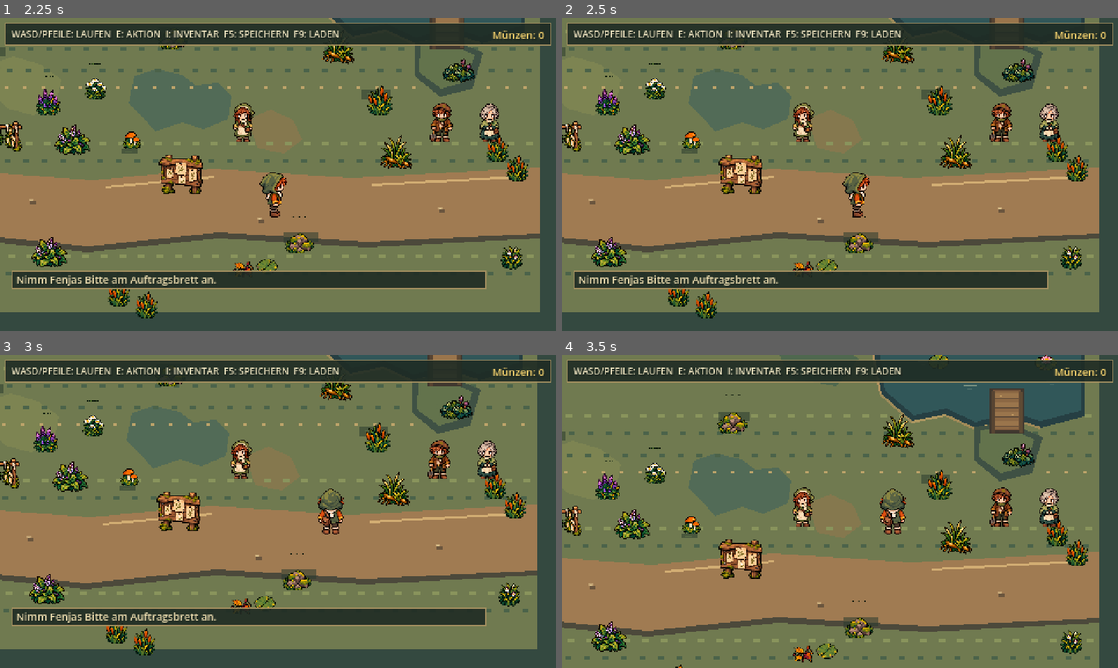
Above: before the commit, frames 1-4 (two rows, left to right).
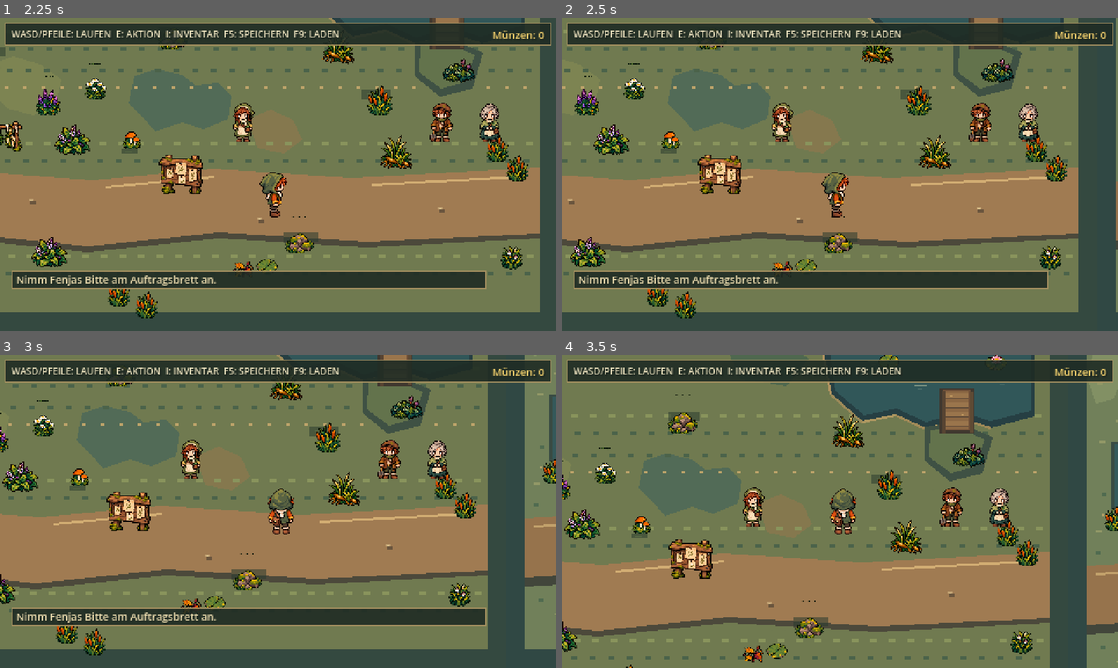
Above: after the commit, the same moments.

Repository: Fremarx/Moor-Apotheke
Game: Godot game, scene res://scenes/main.tscn
The game is run twice, just before and just after one commit, with the same random seed, the same clock (stepped at 60 frames per second) and the same inputs.
Inputs:
- Up to frame 1 (2.25 s): tap Enter at 0.5 s; hold D (move_right) 0.53-1.28 s; hold E (interact) 0.53-1.28 s; hold S (move_down) 1.28-2.03 s; tap E (interact) at 1.35 s; hold D (move_right) from 2.03 s (still down); hold E (interact) from 2.03 s (still down)
- Up to frame 2 (2.5 s): keep holding D (move_right); keep holding E (interact)
- Up to frame 3 (3 s): release D (move_right) at 2.78 s; release E (interact) at 2.78 s; hold W (move_up) from 2.78 s (still down); tap E (interact) at 2.85 s
- Up to frame 4 (3.5 s): keep holding W (move_up)

Frame 1 is identical in both runs. In frame 2, 20% of the frame differs, in the area x 0-100%, y 0-96%; in frame 3, 29%; in frame 4, 34%, in the area x 0-100%, y 0-100%.

Commit message:
feat(world): add Schilfufer area

Diff:
--- a/scenes/main.tscn
+++ b/scenes/main.tscn
@@ -1,6 +1,7 @@
-[gd_scene load_steps=13 format=3]
+[gd_scene load_steps=14 format=3]
 
 [ext_resource type="PackedScene" path="res://scenes/world/test_map.tscn" id="1_map"]
+[ext_resource type="PackedScene" path="res://scenes/world/schilfufer.tscn" id="9_area"]
 [ext_resource type="PackedScene" path="res://scenes/player/player.tscn" id="2_player"]
 [ext_resource type="Script" path="res://scripts/main.gd" id="3_main"]
 [ext_resource type="Script" path="res://scripts/inventory.gd" id="4_inventory"]
@@ -56,6 +57,9 @@
 
 [node name="TestMap" parent="World" instance=ExtResource("1_map")]
 
+[node name="Schilfufer" parent="World" instance=ExtResource("9_area")]
+position = Vector2(640, 0)
+
 [node name="Player" parent="World" instance=ExtResource("2_player")]
 position = Vector2(320, 180)
 z_index = 10
--- a/scenes/player/player.tscn
+++ b/scenes/player/player.tscn
@@ -35,5 +35,5 @@
 [node name="Camera2D" type="Camera2D" parent="."]
 limit_left = 0
 limit_top = 0
-limit_right = 640
+limit_right = 1280
 limit_bottom = 360
--- /dev/null
+++ b/scenes/world/schilfufer.tscn
@@ -0,0 +1,90 @@
+[gd_scene load_steps=8 format=3]
+
+[ext_resource type="Script" path="res://scripts/schilfufer.gd" id="1_map"]
+[ext_resource type="Script" path="res://scripts/herb_pickup.gd" id="2_herb"]
+[ext_resource type="Texture2D" path="res://assets/sprites/herb_pickups_ai_20261001.png" id="3_herbs"]
+[ext_resource type="Script" path="res://scripts/map_transition.gd" id="4_transition"]
+
+[sub_resource type="CircleShape2D" id="CircleShape2D_herb"]
+radius = 6.0
+
+[sub_resource type="CircleShape2D" id="CircleShape2D_transition"]
+radius = 18.0
+
+[node name="Schilfufer" type="Node2D"]
+script = ExtResource("1_map")
+
+[node name="SumpfminzeSchilfufer" type="Area2D" parent="."]
+position = Vector2(136, 178)
+collision_layer = 2
+collision_mask = 0
+script = ExtResource("2_herb")
+display_name = "Sumpfminze"
+action_verb = "Sammeln"
+feedback_text = "Du sammelst eine Sumpfminze am Schilfufer."
+item_id = "sump_mint"
+pickup_id = "schilfufer_sump_mint"
+
+[node name="Visual" type="Sprite2D" parent="SumpfminzeSchilfufer"]
+texture = ExtResource("3_herbs")
+hframes = 3
+frame = 0
+position = Vector2(0, -5)
+scale = Vector2(0.05, 0.05)
+
+[node name="CollisionShape2D" type="CollisionShape2D" parent="SumpfminzeSchilfufer"]
+shape = SubResource("CircleShape2D_herb")
+
+[node name="SchilfwurzelSchilfufer" type="Area2D" parent="."]
+position = Vector2(322, 298)
+collision_layer = 2
+collision_mask = 0
+script = ExtResource("2_herb")
+display_name = "Schilfwurzel"
+action_verb = "Sammeln"
+feedback_text = "Du sammelst eine Schilfwurzel am Schilfufer."
+item_id = "reed_root"
+pickup_id = "schilfufer_reed_root"
+
+[node name="Visual" type="Sprite2D" parent="SchilfwurzelSchilfufer"]
+texture = ExtResource("3_herbs")
+hframes = 3
+frame = 1
+position = Vector2(0, -5)
+scale = Vector2(0.05, 0.05)
+
+[node name="CollisionShape2D" type="CollisionShape2D" parent="SchilfwurzelSchilfufer"]
+shape = SubResource("CircleShape2D_herb")
+
+[node name="NachtmoosSchilfufer" type="Area2D" parent="."]
+position = Vector2(520, 190)
+collision_layer = 2
+collision_mask = 0
+script = ExtResource("2_herb")
+display_name = "Nachtmoos"
+action_verb = "Sammeln"
+feedback_text = "Du sammelst Nachtmoos zwischen den Schilfinseln."
+item_id = "night_moss"
+pickup_id = "schilfufer_night_moss"
+
+[node name="Visual" type="Sprite2D" parent="NachtmoosSchilfufer"]
+texture = ExtResource("3_herbs")
+hframes = 3
+frame = 2
+position = Vector2(0, -5)
+scale = Vector2(0.05, 0.05)
+
+[node name="CollisionShape2D" type="CollisionShape2D" parent="NachtmoosSchilfufer"]
+shape = SubResource("CircleShape2D_herb")
+
+[node name="ReturnToTestMap" type="Area2D" parent="."]
+position = Vector2(30, 230)
+collision_layer = 0
+collision_mask = 1
+script = ExtResource("4_transition")
+destination_area = &"TestMap"
+destination_position = Vector2(570, 230)
+feedback_text = "Du kehrst zum alten Torfsteg zurück."
+
+[node name="CollisionShape2D" type="CollisionShape2D" parent="ReturnToTestMap"]
+shape = SubResource("CircleShape2D_transition")
--- a/scenes/world/test_map.tscn
+++ b/scenes/world/test_map.tscn
@@ -12,6 +12,7 @@
 [ext_resource type="Texture2D" path="res://assets/sprites/workstations_ai_20261001.png" id="10_workstations"]
 [ext_resource type="Texture2D" path="res://assets/sprites/villagers_ai_20261001.png" id="11_villagers"]
 [ext_resource type="Texture2D" path="res://assets/sprites/herb_pickups_ai_20261001.png" id="12_herbs"]
+[ext_resource type="Script" path="res://scripts/map_transition.gd" id="13_transition"]
 
 [sub_resource type="CircleShape2D" id="CircleShape2D_interaction_probe"]
 radius = 6.0
@@ -24,6 +25,9 @@
 
 [sub_resource type="CircleShape2D" id="CircleShape2D_nachtmoos"]
 radius = 6.0
+
+[sub_resource type="CircleShape2D" id="CircleShape2D_map_transition"]
+radius = 18.0
 
 [sub_resource type="CircleShape2D" id="CircleShape2D_drying_rack"]
 radius = 8.0
@@ -271,3 +275,15 @@
 
 [node name="CollisionShape2D" type="CollisionShape2D" parent="Trockengestell"]
 shape = SubResource("CircleShape2D_drying_rack")
+
+[node name="EnterSchilfufer" type="Area2D" parent="."]
+position = Vector2(602, 230)
+collision_layer = 0
+collision_mask = 1
+script = ExtResource("13_transition")
+destination_area = &"Schilfufer"
+destination_position = Vector2(70, 230)
+feedback_text = "Du betrittst das Schilfufer."
+
+[node name="CollisionShape2D" type="CollisionShape2D" parent="EnterSchilfufer"]
+shape = SubResource("CircleShape2D_map_transition")
--- a/scripts/main.gd
+++ b/scripts/main.gd
@@ -95,6 +95,10 @@
 		if pickup.has_signal("item_collected"):
 			pickup.item_collected.connect(_inventory.add_item)
 
+	for transition in get_tree().get_nodes_in_group("map_transitions"):
+		if transition.has_signal("transition_requested"):
+			transition.transition_requested.connect(_on_map_transition_requested)
+
 	for station in get_tree().get_nodes_in_group("processing_stations"):
 		if station.has_method("set_inventory"):
 			station.set_inventory(_inventory)
@@ -208,7 +212,7 @@
 	if not _is_save_number(saved_player["x"]) or not _is_save_number(saved_player["y"]):
 		return false
 	var saved_position := Vector2(float(saved_player["x"]), float(saved_player["y"]))
-	if saved_position.x < 0.0 or saved_position.x > 640.0 or saved_position.y < 0.0 or saved_position.y > 360.0:
+	if saved_position.x < 0.0 or saved_position.x > 1280.0 or saved_position.y < 0.0 or saved_position.y > 360.0:
 		return false
 
 	if not bool(_inventory.call("validate_save_data", save_data.get("inventory"))):
@@ -576,5 +580,15 @@
 		_quest_status.hide()
 
 
+func _on_map_transition_requested(destination_id: StringName, destination_position: Vector2, feedback_text: String) -> void:
+	for area in get_tree().get_nodes_in_group("world_areas"):
+		if StringName(area.get("area_id")) != destination_id:
+			continue
+		_player.velocity = Vector2.ZERO
+		_player.global_position = area.to_global(destination_position)
+		_on_interaction_completed(feedback_text)
+		return
+
+
 func _on_feedback_timer_timeout() -> void:
 	_interaction_feedback.hide()
--- /dev/null
+++ b/scripts/map_transition.gd
@@ -0,0 +1,17 @@
+extends Area2D
+
+signal transition_requested(destination_area: StringName, destination_position: Vector2, feedback_text: String)
+
+@export var destination_area: StringName = &""
+@export var destination_position: Vector2 = Vector2.ZERO
+@export_multiline var feedback_text: String = ""
+
+
+func _ready() -> void:
+	add_to_group("map_transitions")
+	body_entered.connect(_on_body_entered)
+
+
+func _on_body_entered(body: Node2D) -> void:
+	if body is CharacterBody2D:
+		transition_requested.emit(destination_area, destination_position, feedback_text)
--- /dev/null
+++ b/scripts/schilfufer.gd
@@ -0,0 +1,180 @@
+extends Node2D
+
+const MAP_SIZE := Vector2(640, 360)
+const WALL_THICKNESS := 16.0
+const ATLAS_COLUMNS := 4.0
+const ATLAS_ROWS := 4.0
+const DECORATION_ATLAS: Texture2D = preload("res://assets/tilesets/moor_vegetation_atlas_ai_20261001.png")
+
+@export var area_id: StringName = &"Schilfufer"
+
+
+func _ready() -> void:
+	add_to_group("world_areas")
+	_add_solid_rect(Rect2(Vector2.ZERO, Vector2(MAP_SIZE.x, WALL_THICKNESS)))
+	_add_solid_rect(Rect2(Vector2(0, MAP_SIZE.y - WALL_THICKNESS), Vector2(MAP_SIZE.x, WALL_THICKNESS)))
+	_add_solid_rect(Rect2(Vector2.ZERO, Vector2(WALL_THICKNESS, MAP_SIZE.y)))
+	_add_solid_rect(Rect2(Vector2(MAP_SIZE.x - WALL_THICKNESS, 0), Vector2(WALL_THICKNESS, MAP_SIZE.y)))
+	for pool in [
+		Rect2(Vector2(50, 34), Vector2(112, 61)),
+		Rect2(Vector2(224, 24), Vector2(240, 98)),
+		Rect2(Vector2(486, 40), Vector2(116, 60)),
+		Rect2(Vector2(42, 128), Vector2(75, 50)),
+		Rect2(Vector2(466, 126), Vector2(120, 52)),
+		Rect2(Vector2(70, 302), Vector2(125, 38)),
+		Rect2(Vector2(460, 302), Vector2(130, 38)),
+	]:
+		_add_solid_rect(pool)
+
+
+func _add_solid_rect(rect: Rect2) -> void:
+	var body := StaticBody2D.new()
+	body.position = rect.position + rect.size / 2.0
+	var collision := CollisionShape2D.new()
+	var shape := RectangleShape2D.new()
+	shape.size = rect.size
+	collision.shape = shape
+	body.add_child(collision)
+	add_child(body)
+
+
+func _draw() -> void:
+	_draw_ground()
+	_draw_backwaters()
+	_draw_boardwalk()
+	_draw_reeds()
+	_draw_details()
+	_draw_exit_marker()
+
+
+func _draw_ground() -> void:
+	draw_rect(Rect2(Vector2.ZERO, MAP_SIZE), Color("304844"))
+	draw_rect(Rect2(Vector2(16, 16), Vector2(608, 328)), Color("71805a"))
+	draw_colored_polygon(
+		PackedVector2Array([
+			Vector2(24, 34), Vector2(45, 27), Vector2(50, 62), Vector2(39, 87),
+			Vector2(24, 91), Vector2(17, 70),
+		]),
+		Color("829064")
+	)
+	draw_colored_polygon(
+		PackedVector2Array([
+			Vector2(169, 28), Vector2(210, 25), Vector2(226, 39), Vector2(214, 66),
+			Vector2(186, 81), Vector2(164, 69),
+		]),
+		Color("7c875c")
+	)
+	draw_colored_polygon(
+		PackedVector2Array([
+			Vector2(491, 188), Vector2(528, 174), Vector2(566, 181), Vector2(580, 205),
+			Vector2(557, 220), Vector2(517, 214),
+		]),
+		Color("657853")
+	)
+	draw_colored_polygon(
+		PackedVector2Array([
+			Vector2(214, 286), Vector2(245, 279), Vector2(280, 287), Vector2(294, 306),
+			Vector2(278, 329), Vector2(239, 337), Vector2(211, 321),
+		]),
+		Color("81845a")
+	)
+	for y in range(24, 344, 16):
+		for x in range(24, 624, 16):
+			var pattern := (x * 11 + y * 23) % 19
+			var point := Vector2(x + pattern % 7, y + pattern % 5)
+			if pattern < 4:
+				draw_rect(Rect2(point, Vector2(5, 2)), Color("929867"))
+			elif pattern < 8:
+				draw_rect(Rect2(point, Vector2(4, 3)), Color("506b50"))
+			elif pattern == 12:
+				draw_rect(Rect2(point, Vector2(2, 2)), Color("b3a16a"))
+			elif pattern == 16:
+				draw_rect(Rect2(point, Vector2(6, 1)), Color("a2a36a"))
+
+
+func _draw_backwaters() -> void:
+	_draw_water_pool(Vector2(48, 34), Vector2(116, 64))
+	_draw_water_pool(Vector2(222, 24), Vector2(244, 101))
+	_draw_water_pool(Vector2(484, 40), Vector2(120, 63))
+	_draw_water_pool(Vector2(40, 126), Vector2(79, 54))
+	_draw_water_pool(Vector2(464, 124), Vector2(124, 57))
+	_draw_water_pool(Vector2(68, 300), Vector2(129, 43))
+	_draw_water_pool(Vector2(458, 300), Vector2(134, 43))
+	for ripple in [Vector2(75, 52), Vector2(131, 75), Vector2(277, 53), Vector2(407, 95), Vector2(529, 65), Vector2(499, 149)]:
+		draw_line(ripple, ripple + Vector2(12, 0), Color("86a39a"), 1.0)
+		draw_rect(Rect2(ripple + Vector2(4, 2), Vector2(4, 1)), Color("557a73"))
+
+
+func _draw_water_pool(origin: Vector2, size: Vector2) -> void:
+	draw_rect(Rect2(origin - Vector2(3, 2), size + Vector2(6, 4)), Color("394b43"))
+	draw_rect(Rect2(origin, size), Color("34595a"))
+	draw_rect(Rect2(origin + Vector2(4, 3), Vector2(size.x - 8, size.y - 8)), Color("3d6763"))
+	draw_line(origin + Vector2(4, 1), origin + Vector2(size.x - 5, 1), Color("98a075"), 2.0)
+	draw_line(origin + Vector2(3, size.y - 2), origin + Vector2(size.x - 8, size.y - 2), Color("70825e"), 2.0)
+
+
+func _draw_boardwalk() -> void:
+	var shadow := PackedVector2Array([
+		Vector2(16, 237), Vector2(143, 229), Vector2(269, 236), Vector2(389, 222),
+		Vector2(509, 231), Vector2(624, 226), Vector2(624, 279), Vector2(508, 284),
+		Vector2(388, 276), Vector2(267, 290), Vector2(142, 282), Vector2(16, 290),
+	])
+	var planks := PackedVector2Array([
+		Vector2(16, 231), Vector2(143, 223), Vector2(269, 230), Vector2(389, 216),
+		Vector2(509, 225), Vector2(624, 220), Vector2(624, 271), Vector2(508, 276),
+		Vector2(388, 268), Vector2(267, 282), Vector2(142, 274), Vector2(16, 282),
+	])
+	draw_colored_polygon(shadow, Color("42463b"))
+	draw_colored_polygon(planks, Color("96734c"))
+	draw_line(Vector2(24, 238), Vector2(137, 231), Color("c2a16b"), 2.0)
+	draw_line(Vector2(155, 232), Vector2(263, 238), Color("c2a16b"), 2.0)
+	draw_line(Vector2(280, 237), Vector2(384, 224), Color("c2a16b"), 2.0)
+	draw_line(Vector2(402, 224), Vector2(506, 233), Color("c2a16b"), 2.0)
+	draw_line(Vector2(523, 232), Vector2(611, 228), Color("c2a16b"), 2.0)
+	for nail in [Vector2(70, 250), Vector2(192, 252), Vector2(323, 252), Vector2(451, 250), Vector2(574, 249)]:
+		draw_rect(Rect2(nail, Vector2(2, 2)), Color("4d4939"))
+		draw_rect(Rect2(nail + Vector2(1, 0), Vector2(1, 1)), Color("d0ad70"))
+
+
+func _draw_reeds() -> void:
+	for reed in [
+		Vector2(185, 114), Vector2(204, 122), Vector2(160, 158), Vector2(175, 167),
+		Vector2(289, 159), Vector2(311, 153), Vector2(427, 117), Vector2(447, 119),
+		Vector2(592, 110), Vector2(606, 122), Vector2(38, 184), Vector2(59, 191),
+		Vector2(122, 314), Vector2(141, 320), Vector2(396, 316), Vector2(416, 322),
+		Vector2(545, 289), Vector2(565, 295),
+	]:
+		_draw_atlas_sprite(reed, Vector2i(0, 0), Vector2(30, 34))
+	_draw_atlas_sprite(Vector2(332, 188), Vector2i(1, 0), Vector2(30, 31))
+	_draw_atlas_sprite(Vector2(98, 101), Vector2i(1, 0), Vector2(28, 29))
+
+
+func _draw_details() -> void:
+	_draw_atlas_sprite(Vector2(185, 274), Vector2i(1, 3), Vector2(29, 29))
+	_draw_atlas_sprite(Vector2(298, 199), Vector2i(0, 1), Vector2(31, 32))
+	_draw_atlas_sprite(Vector2(371, 131), Vector2i(2, 1), Vector2(35, 34))
+	_draw_atlas_sprite(Vector2(603, 302), Vector2i(3, 3), Vector2(30, 33))
+	for pebble in [Vector2(83, 287), Vector2(229, 222), Vector2(361, 286), Vector2(479, 291), Vector2(587, 186)]:
+		draw_rect(Rect2(pebble, Vector2(5, 2)), Color("6b6047"))
+		draw_rect(Rect2(pebble + Vector2(1, -1), Vector2(3, 2)), Color("c1a16b"))
+
+
+func _draw_exit_marker() -> void:
+	draw_rect(Rect2(Vector2(594, 188), Vector2(5, 40)), Color("4d4334"))
+	draw_rect(Rect2(Vector2(590, 186), Vector2(13, 8)), Color("a9824f"))
+	draw_rect(Rect2(Vector2(592, 188), Vector2(9, 4)), Color("d2b274"))
+	draw_rect(Rect2(Vector2(597, 193), Vector2(2, 4)), Color("614c36"))
+
+
+func _draw_atlas_sprite(center: Vector2, cell: Vector2i, target_size: Vector2) -> void:
+	var atlas_size := Vector2(DECORATION_ATLAS.get_size())
+	var cell_size := atlas_size / Vector2(ATLAS_COLUMNS, ATLAS_ROWS)
+	var source_position := Vector2(float(cell.x) * cell_size.x, float(cell.y) * cell_size.y)
+	draw_texture_rect_region(
+		DECORATION_ATLAS,
+		Rect2(center - target_size / 2.0, target_size),
+		Rect2(source_position, cell_size),
+		Color.WHITE,
+		false,
+		true
+	)
--- a/scripts/test_map.gd
+++ b/scripts/test_map.gd
@@ -6,8 +6,11 @@
 const ATLAS_ROWS := 4.0
 const DECORATION_ATLAS: Texture2D = preload("res://assets/tilesets/moor_vegetation_atlas_ai_20261001.png")
 
+@export var area_id: StringName = &"TestMap"
+
 
 func _ready() -> void:
+	add_to_group("world_areas")
 	_add_solid_rect(Rect2(Vector2.ZERO, Vector2(MAP_SIZE.x, WALL_THICKNESS)))
 	_add_solid_rect(Rect2(Vector2(0, MAP_SIZE.y - WALL_THICKNESS), Vector2(MAP_SIZE.x, WALL_THICKNESS)))
 	_add_solid_rect(Rect2(Vector2.ZERO, Vector2(WALL_THICKNESS, MAP_SIZE.y)))
--- /dev/null
+++ b/tests/area_001_connected_moor_area_test.gd
@@ -0,0 +1,132 @@
+extends SceneTree
+
+const MAIN_SCENE: PackedScene = preload("res://scenes/main.tscn")
+const TEST_SAVE_PATH := "user://area_001_test.json"
+const SECOND_AREA_SPAWN := Vector2(710, 230)
+const FIRST_AREA_RETURN_SPAWN := Vector2(570, 230)
+const SAVED_SECOND_AREA_POSITION := Vector2(724, 246)
+
+var _failures: Array[String] = []
+
+
+func _initialize() -> void:
+	call_deferred("_run")
+
+
+func _run() -> void:
+	_remove_test_save()
+	var main: Node = await _create_main()
+	var player := main.get_node_or_null("World/Player") as CharacterBody2D
+	var second_area := main.get_node_or_null("World/Schilfufer")
+	_check(player != null, "the player exists")
+	_check(second_area != null, "the Schilfufer is connected to the world")
+	if player == null or second_area == null:
+		main.queue_free()
+		await process_frame
+		_remove_test_save()
+		_finish()
+		return
+
+	_check(second_area.position.is_equal_approx(Vector2(640, 0)), "the second map follows the first map in world space")
+	var pickups: Dictionary = main.call("_get_pickups_by_id")
+	_check(pickups.size() == 8, "all eight map pickups have unique persistent IDs")
+	var mint := main.get_node_or_null("World/Schilfufer/SumpfminzeSchilfufer") as Area2D
+	var root_herb := main.get_node_or_null("World/Schilfufer/SchilfwurzelSchilfufer") as Area2D
+	var moss := main.get_node_or_null("World/Schilfufer/NachtmoosSchilfufer") as Area2D
+	_check(mint != null and root_herb != null and moss != null, "the new area has mint, reed root, and night moss")
+
+	await _press_action("move_down", 36)
+	await _press_until_x(player, "move_right", 640.0, true, 230)
+	_check(player.global_position.is_equal_approx(SECOND_AREA_SPAWN), "walking east on the trail carries the player into Schilfufer")
+	await _press_action("move_right", 48)
+	await _press_action("move_up", 38)
+	_check(mint != null and player.try_interact(), "the mint patch is reachable by walking from the entrance")
+	_check(int(main.get_node("Inventory").call("get_count", "sump_mint")) == 1, "collecting Schilfufer mint updates the shared inventory")
+	await _press_action("move_right", 136)
+	await _press_action("move_down", 88)
+	_check(root_herb != null and player.try_interact(), "the reed-root patch is reachable along the southern route")
+	await _press_action("move_up", 25)
+	await _press_action("move_right", 144)
+	await _press_action("move_up", 48)
+	_check(moss != null and player.try_interact(), "the night-moss patch is reachable around the eastern pool")
+	_check(int(main.get_node("Inventory").call("get_count", "reed_root")) == 1, "the Schilfufer reed root enters the shared inventory")
+	_check(int(main.get_node("Inventory").call("get_count", "night_moss")) == 1, "the Schilfufer night moss enters the shared inventory")
+	_check(mint != null and not mint.visible and root_herb != null and not root_herb.visible and moss != null and not moss.visible, "all three harvested patches disappear")
+	await _press_action("move_down", 48)
+	await _press_action("move_left", 345)
+	await _press_until_x(player, "move_up", 640.0, false, 40)
+	_check(player.global_position.is_equal_approx(FIRST_AREA_RETURN_SPAWN), "walking back along the trail returns the player to the first map")
+
+	player.global_position = SAVED_SECOND_AREA_POSITION
+	_check(bool(main.call("save_game")), "a position and the second-area harvest can be saved")
+	player.global_position = Vector2(320, 180)
+	if mint != null:
+		mint.call("set_collected", false)
+	if root_herb != null:
+		root_herb.call("set_collected", false)
+	if moss != null:
+		moss.call("set_collected", false)
+	_check(bool(main.call("load_game")), "the second-area save can be loaded")
+	_check(player.global_position.is_equal_approx(SAVED_SECOND_AREA_POSITION), "loading restores the player to Schilfufer")
+	_check(mint != null and not mint.visible and root_herb != null and not root_herb.visible and moss != null and not moss.visible, "loading restores all collected Schilfufer patches")
+
+	main.queue_free()
+	await process_frame
+	var reloaded_main: Node = await _create_main()
+	player = reloaded_main.get_node_or_null("World/Player") as CharacterBody2D
+	mint = reloaded_main.get_node_or_null("World/Schilfufer/SumpfminzeSchilfufer") as Area2D
+	root_herb = reloaded_main.get_node_or_null("World/Schilfufer/SchilfwurzelSchilfufer") as Area2D
+	moss = reloaded_main.get_node_or_null("World/Schilfufer/NachtmoosSchilfufer") as Area2D
+	_check(player != null and player.global_position.is_equal_approx(SAVED_SECOND_AREA_POSITION), "startup loading restores the second-area position")
+	_check(mint != null and not mint.visible and root_herb != null and not root_herb.visible and moss != null and not moss.visible, "startup loading preserves all second-area harvests")
+	reloaded_main.queue_free()
+	await process_frame
+	_remove_test_save()
+	_finish()
+
+
+func _create_main() -> Node:
+	var main := MAIN_SCENE.instantiate()
+	main.get_node("SaveManager").set("save_path", TEST_SAVE_PATH)
+	root.add_child(main)
+	await physics_frame
+	await physics_frame
+	return main
+
+
+func _press_action(action_name: StringName, frame_count: int) -> void:
+	Input.action_press(action_name)
+	for _frame in range(frame_count):
+		await physics_frame
+	Input.action_release(action_name)
+	await physics_frame
+
+
+func _press_until_x(player: CharacterBody2D, action_name: StringName, threshold: float, greater: bool, max_frames: int) -> void:
+	Input.action_press(action_name)
+	for _frame in range(max_frames):
+		await physics_frame
+		if (player.global_position.x > threshold) == greater:
+			break
+	Input.action_release(action_name)
+	await physics_frame
+
+
+func _remove_test_save() -> void:
+	if FileAccess.file_exists(TEST_SAVE_PATH):
+		DirAccess.remove_absolute(ProjectSettings.globalize_path(TEST_SAVE_PATH))
+
+
+func _check(condition: bool, description: String) -> void:
+	if not condition:
+		_failures.append(description)
+
+
+func _finish() -> void:
+	if _failures.is_empty():
+		print("AREA-001 connected moor area checks passed.")
+		quit(0)
+		return
+	for failure in _failures:
+		push_error("AREA-001 check failed: " + failure)
+	quit(1)
--- a/tests/playtest_001_core_loop_test.gd
+++ b/tests/playtest_001_core_loop_test.gd
@@ -74,9 +74,9 @@
 	var mint_patch_count := _pickup_count(main, "sump_mint")
 	var reed_root_patch_count := _pickup_count(main, "reed_root")
 	var night_moss_patch_count := _pickup_count(main, "night_moss")
-	_check(mint_patch_count == 2, "two separate mint patches are available in a new game")
-	_check(reed_root_patch_count == 2, "two separate reed-root patches are available in a new game")
-	_check(night_moss_patch_count == 1, "one night-moss patch is available in a new game")
+	_check(mint_patch_count == 3, "three mint patches are available across both areas")
+	_check(reed_root_patch_count == 3, "three reed-root patches are available across both areas")
+	_check(night_moss_patch_count == 2, "two night-moss patches are available across both areas")
 	var pickup_ids: Dictionary = {}
 	var total_pickups := 0
 	for pickup in main.get_tree().get_nodes_in_group("item_pickups"):
Not shown: 1 places in scenes/world/test_map.tscn that only renumber resources
Not shown, added: scripts/map_transition.gd.uid
Not shown, added: scripts/schilfufer.gd.uid
Not shown, added: tests/area_001_connected_moor_area_test.gd.uid
Not shown, changed: GAME_PLAN.md
Not shown, changed: PROJECT_PLAN.md
Not shown, changed: docs/AI_CONTEXT.md
Not shown, changed: docs/ARCHITECTURE.md
Not shown, changed: docs/KNOWLEDGE_BASE.md
Not shown, changed: docs/TESTING.md
